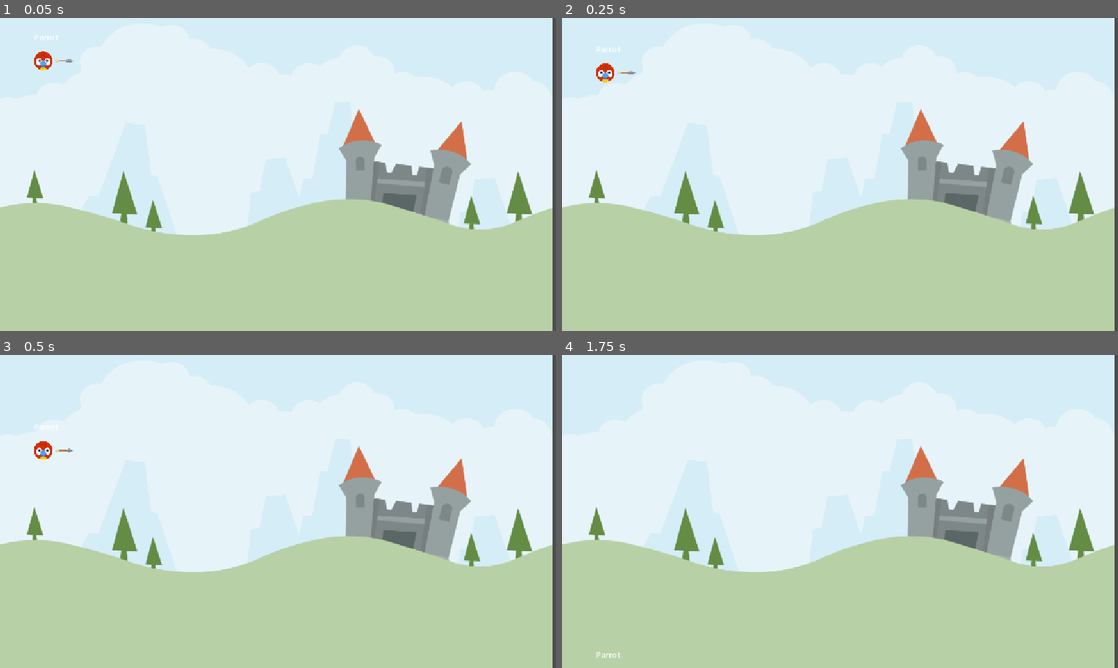
Above: before the commit, frames 1-4 (two rows, left to right).
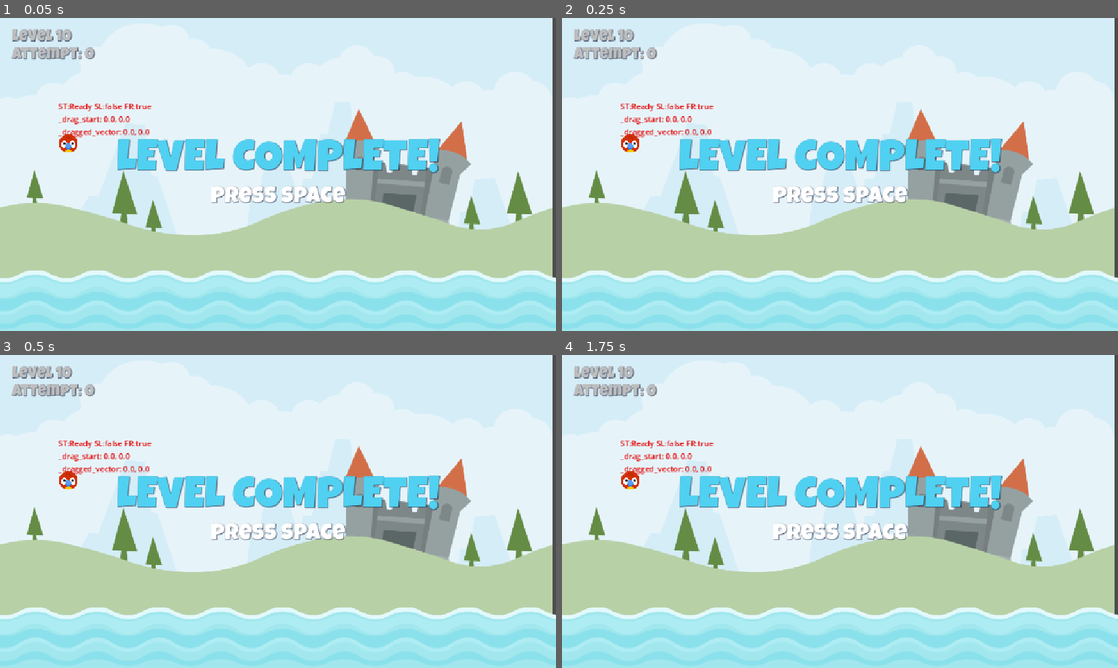
Above: after the commit, the same moments.

Repository: skye241/angry-animals
Game: Godot game, scene res://scenes/level_base/level_base.tscn
Same seed, same stepped clock (60 frames per second), same inputs: the game is played once before the commit and once after it. Before the commit the project has no main scene; this scene is started directly in both runs.
Inputs (mouse positions are in pixels of both pictures, inside the frame that each line leads up to):
- Up to frame 1 (0.05 s): no input
- Up to frame 2 (0.25 s): no input
- Up to frame 3 (0.5 s): no input
- Up to frame 4 (1.75 s): tap Space at 0.5, 1.25 s; drag from (606, 455) to (895, 442) at 0.52 s; drag from (728, 527) to (812, 574) at 1.27 s

The runs differ from the first frame. In frame 1, 25% of the frame differs, in the area x 0-100%, y 3-100%; in frame 2, 25%; in frame 3, 25%; in frame 4, 25%.

Commit message:
Update animal & game UI scene

Diff:
--- /dev/null
+++ b/globals/signal_hub.gd
@@ -0,0 +1,10 @@
+extends Node
+
+signal on_animal_died
+signal on_attempt_made
+
+func emit_on_animal_died() -> void:
+	on_animal_died.emit()
+
+func emit_on_attempt_made() -> void:
+	on_attempt_made.emit()
--- a/project.godot
+++ b/project.godot
@@ -11,14 +11,27 @@
 [application]
 
 config/name="Angry Animals"
+run/main_scene="uid://bnru2hilcnpvm"
 config/features=PackedStringArray("4.4", "Mobile")
 config/icon="res://icon.svg"
+
+[autoload]
+
+SignalHub="*res://globals/signal_hub.gd"
 
 [display]
 
 window/stretch/mode="canvas_items"
 window/stretch/aspect="expand"
 
+[input]
+
+drag={
+"deadzone": 0.2,
+"events": [Object(InputEventMouseButton,"resource_local_to_scene":false,"resource_name":"","device":-1,"window_id":0,"alt_pressed":false,"shift_pressed":false,"ctrl_pressed":false,"meta_pressed":false,"button_mask":1,"position":Vector2(79, 9),"global_position":Vector2(88, 57),"factor":1.0,"button_index":1,"canceled":false,"pressed":true,"double_click":false,"script":null)
+]
+}
+
 [rendering]
 
 renderer/rendering_method="mobile"
--- /dev/null
+++ b/resources/blue_title_90px.tres
@@ -0,0 +1,10 @@
+[gd_resource type="LabelSettings" load_steps=2 format=3 uid="uid://bqvt43fsc30gm"]
+
+[ext_resource type="FontFile" uid="uid://deoq1ioqoxk5k" path="res://assets/fonts/LuckiestGuy-Regular.ttf" id="1_yijfa"]
+
+[resource]
+font = ExtResource("1_yijfa")
+font_size = 90
+font_color = Color(0.312635, 0.818492, 0.947437, 1)
+shadow_size = 2
+shadow_color = Color(0.0196078, 0.0431373, 0.168627, 0.639216)
--- /dev/null
+++ b/resources/gray_subtitle_32px.tres
@@ -0,0 +1,10 @@
+[gd_resource type="LabelSettings" load_steps=2 format=3 uid="uid://40lfr3n21aba"]
+
+[ext_resource type="FontFile" uid="uid://deoq1ioqoxk5k" path="res://assets/fonts/LuckiestGuy-Regular.ttf" id="1_dbba4"]
+
+[resource]
+font = ExtResource("1_dbba4")
+font_size = 32
+font_color = Color(0.745581, 0.74558, 0.74558, 1)
+shadow_size = 2
+shadow_color = Color(0.0196078, 0.0431373, 0.168627, 0.639216)
--- /dev/null
+++ b/resources/white_subtitle_48px.tres
@@ -0,0 +1,9 @@
+[gd_resource type="LabelSettings" load_steps=2 format=3 uid="uid://4sjtublc4t08"]
+
+[ext_resource type="FontFile" uid="uid://deoq1ioqoxk5k" path="res://assets/fonts/LuckiestGuy-Regular.ttf" id="1_faawt"]
+
+[resource]
+font = ExtResource("1_faawt")
+font_size = 48
+shadow_size = 2
+shadow_color = Color(0.0196078, 0.0431373, 0.168627, 0.639216)
--- a/scenes/animal/animal.gd
+++ b/scenes/animal/animal.gd
@@ -1,19 +1,145 @@
 extends RigidBody2D
 
 
-# Called when the node enters the scene tree for the first time.
-#func _ready() -> void:
-	#pass # Replace with function body.
+enum AnimalState {Ready, Drag, Release}
 
 
-# Called every frame. 'delta' is the elapsed time since the previous frame.
-#func _process(delta: float) -> void:
-	#pass
-#
-#
-func _on_input_event(viewport: Node, event: InputEvent, shape_idx: int) -> void:
-	pass # Replace with function body.
+const DRAG_LIM_MAX: Vector2 = Vector2(0, 60)
+const DRAG_LIM_MIN: Vector2 = Vector2(-60, 0)
+const IMPULSE_MULT: float = 20.0
+const IMPULSE_MAX: float = 1200.0
+
+@onready var debug_label: Label = $DebugLabel
+@onready var arrow: Sprite2D = $Arrow
+@onready var stretch_sound: AudioStreamPlayer2D = $StretchSound
+@onready var launch_sound: AudioStreamPlayer2D = $LaunchSound
+@onready var kick_sound: AudioStreamPlayer2D = $KickSound
+
+var _state: AnimalState = AnimalState.Ready
+var _start: Vector2 = Vector2.ZERO
+var _dragged_vector: Vector2 = Vector2.ZERO
+var _drag_start: Vector2 = Vector2.ZERO
+var _arrow_scale_x: float = 0.0
+
+func _unhandled_input(event: InputEvent) -> void:
+	if _state == AnimalState.Drag and event.is_action_released("drag"):
+		#make sure thread is finished before change state
+		call_deferred("change_state", AnimalState.Release)
 
 
+func _ready() -> void:
+	setup() # Replace with function body.
+
+func setup() -> void:
+	print("Arrow Scale: " + str( arrow.scale.x))
+	_arrow_scale_x = arrow.scale.x
+	arrow.hide()
+	_start = position
+
+func _physics_process(delta: float) -> void:
+	update_state()
+	update_debug_label()
+
+#region misc
+func update_debug_label() -> void:
+	var ds: String = "ST:%s SL:%s FR:%s\n" % [
+		AnimalState.keys()[_state], sleeping, freeze
+	]
+	ds += "_drag_start: %.1f, %.1f\n" % [_drag_start.x, _drag_start.y]
+	ds += "_dragged_vector: %.1f, %.1f" % [_dragged_vector.x, _dragged_vector.y]
+	debug_label.text = ds
+
+#endregion
+
+#region drag
+
+func update_arrow_scale() -> void:
+	#cal the hypothenus of the impulse
+	var imp_len: float = calculate_impulse().length()
+	var perc: float = clamp(imp_len / IMPULSE_MAX, 0.0, 1.0)
+	arrow.scale.x = lerp(_arrow_scale_x , _arrow_scale_x * 2, perc)
+	arrow.rotation = (_start - position).angle()
+
+func start_dragging() -> void:
+	arrow.show()
+	_drag_start =  get_global_mouse_position()
+
+func handle_dragging() -> void:
+	var new_drag_vector: Vector2 = get_global_mouse_position() - _drag_start
+
+	_dragged_vector = new_drag_vector.clamp(
+		DRAG_LIM_MIN, DRAG_LIM_MAX
+	)
+
+	var diff: Vector2 = new_drag_vector - _dragged_vector
+
+	if diff.length() > 0 and not stretch_sound.playing:
+		stretch_sound.play()
+
+
+	_dragged_vector = new_drag_vector
+	position = _start + _dragged_vector
+
+	update_arrow_scale()
+#endregion
+
+#region release
+
+func calculate_impulse() -> Vector2:
+	return _dragged_vector * -IMPULSE_MULT
+
+func start_release() -> void:
+	arrow.hide()
+	launch_sound.play()
+	freeze = false
+	apply_central_impulse(calculate_impulse())
+	SignalHub.emit_on_attempt_made()
+
+#endregion
+#region state
+
+func update_state() -> void:
+	match _state:
+		AnimalState.Drag:
+			handle_dragging()
+
+func change_state(new_state: AnimalState) -> void:
+	if _state == new_state:
+		return
+
+	_state = new_state
+	match _state:
+		AnimalState.Drag:
+			start_dragging()
+		AnimalState.Release:
+			start_release()
+
+#endregion
+
+#region signals
+
+func _on_input_event(viewport: Node, event: InputEvent, shape_idx: int) -> void:
+	if event.is_action_pressed("drag") and _state == AnimalState.Ready:
+		change_state(AnimalState.Drag)
+
+
+func die() -> void:
+	SignalHub.emit_on_animal_died()
+	queue_free()
+
 func _on_screen_exited() -> void:
-	pass # Replace with function body.
+	die() # Replace with function body.
+
+
+func _on_sleeping_state_changed() -> void:
+	if sleeping:
+		for body in get_colliding_bodies():
+			if body is Cup:
+				body.die()
+		call_deferred("die")
+
+
+
+func _on_body_entered(body: Node) -> void:
+	if body is Cup and not kick_sound.playing:
+		kick_sound.play() # Replace with function body.
--- a/scenes/animal/animal.tscn
+++ b/scenes/animal/animal.tscn
@@ -16,7 +16,7 @@
 [node name="Animal" type="RigidBody2D"]
 input_pickable = true
 physics_material_override = SubResource("PhysicsMaterial_4tqkp")
-freeze_mode = 1
+freeze = true
 contact_monitor = true
 max_contacts_reported = 1
 script = ExtResource("1_4tqkp")
@@ -28,11 +28,12 @@
 [node name="CollisionShape2D" type="CollisionShape2D" parent="."]
 shape = SubResource("CircleShape2D_jp7rm")
 
-[node name="Label" type="Label" parent="."]
-offset_left = -19.0
-offset_top = -60.0
-offset_right = 21.0
-offset_bottom = -37.0
+[node name="DebugLabel" type="Label" parent="."]
+offset_left = -21.0
+offset_top = -88.0
+offset_right = 29.0
+offset_bottom = -65.0
+theme_override_colors/font_color = Color(0.894118, 0, 0, 1)
 text = "Parrot"
 
 [node name="Arrow" type="Sprite2D" parent="."]
@@ -51,5 +52,7 @@
 
 [node name="VisibleOnScreenEnabler2D" type="VisibleOnScreenEnabler2D" parent="."]
 
+[connection signal="body_entered" from="." to="." method="_on_body_entered"]
 [connection signal="input_event" from="." to="." method="_on_input_event"]
+[connection signal="sleeping_state_changed" from="." to="." method="_on_sleeping_state_changed"]
 [connection signal="screen_exited" from="VisibleOnScreenEnabler2D" to="." method="_on_screen_exited"]
--- /dev/null
+++ b/scenes/cup/cup.gd
@@ -0,0 +1,19 @@
+extends StaticBody2D
+
+class_name Cup
+
+static var _num_cups: int = 0
+@onready var animation_player: AnimationPlayer = $AnimationPlayer
+
+# Called when the node enters the scene tree for the first time.
+func _ready() -> void:
+	_num_cups += 1
+	print("_num_cups:", _num_cups)
+
+func die() -> void:
+	animation_player.play("vanish")
+
+
+func _on_animation_player_animation_finished(anim_name: StringName) -> void:
+	_num_cups -=1
+	queue_free() # Replace with function body.
--- /dev/null
+++ b/scenes/cup/cup.tscn
@@ -0,0 +1,88 @@
+[gd_scene load_steps=8 format=3 uid="uid://taca40n0nhxm"]
+
+[ext_resource type="Script" uid="uid://bcllhdkeknkdl" path="res://scenes/cup/cup.gd" id="1_by8ld"]
+[ext_resource type="Texture2D" uid="uid://bw0hx7os767ju" path="res://assets/env/elementWood004.png" id="1_v8aan"]
+[ext_resource type="Texture2D" uid="uid://bprtrhj1o2u3c" path="res://assets/env/elementWood015.png" id="2_yh1sb"]
+[ext_resource type="AudioStream" uid="uid://dbx4fnwh7tsop" path="res://assets/audio/vanish.wav" id="3_yh1sb"]
+
+[sub_resource type="Animation" id="Animation_by8ld"]
+length = 0.001
+tracks/0/type = "value"
+tracks/0/imported = false
+tracks/0/enabled = true
+tracks/0/path = NodePath("WoodSprites:scale")
+tracks/0/interp = 1
+tracks/0/loop_wrap = true
+tracks/0/keys = {
+"times": PackedFloat32Array(0),
+"transitions": PackedFloat32Array(1),
+"update": 0,
+"values": [Vector2(1, 1)]
+}
+
+[sub_resource type="Animation" id="Animation_v8aan"]
+resource_name = "vanish"
+step = 0.1
+tracks/0/type = "value"
+tracks/0/imported = false
+tracks/0/enabled = true
+tracks/0/path = NodePath("WoodSprites:scale")
+tracks/0/interp = 2
+tracks/0/loop_wrap = true
+tracks/0/keys = {
+"times": PackedFloat32Array(0, 0.2, 0.8),
+"transitions": PackedFloat32Array(1, 1, 1),
+"update": 0,
+"values": [Vector2(1, 1), Vector2(1.5, 1.5), Vector2(0, 0)]
+}
+tracks/1/type = "audio"
+tracks/1/imported = false
+tracks/1/enabled = true
+tracks/1/path = NodePath("Sound")
+tracks/1/interp = 1
+tracks/1/loop_wrap = true
+tracks/1/keys = {
+"clips": [{
+"end_offset": 0.0,
+"start_offset": 0.0,
+"stream": ExtResource("3_yh1sb")
+}],
+"times": PackedFloat32Array(0)
+}
+tracks/1/use_blend = true
+
+[sub_resource type="AnimationLibrary" id="AnimationLibrary_yh1sb"]
+_data = {
+&"RESET": SubResource("Animation_by8ld"),
+&"vanish": SubResource("Animation_v8aan")
+}
+
+[node name="Cup" type="StaticBody2D"]
+script = ExtResource("1_by8ld")
+
+[node name="WoodSprites" type="Node2D" parent="."]
+
+[node name="Sprite2D" type="Sprite2D" parent="WoodSprites"]
+position = Vector2(-72, -68)
+texture = ExtResource("1_v8aan")
+
+[node name="Sprite2D2" type="Sprite2D" parent="WoodSprites"]
+position = Vector2(72, -68)
+texture = ExtResource("1_v8aan")
+flip_h = true
+
+[node name="Sprite2D3" type="Sprite2D" parent="WoodSprites"]
+texture = ExtResource("2_yh1sb")
+
+[node name="CollisionPolygon2D" type="CollisionPolygon2D" parent="."]
+position = Vector2(0, -1)
+polygon = PackedVector2Array(-106, -101, -108, 35, 108, 35, 106, -103, 44, -37, -38, -35)
+
+[node name="AnimationPlayer" type="AnimationPlayer" parent="."]
+libraries = {
+&"": SubResource("AnimationLibrary_yh1sb")
+}
+
+[node name="Sound" type="AudioStreamPlayer2D" parent="."]
+
+[connection signal="animation_finished" from="AnimationPlayer" to="." method="_on_animation_player_animation_finished"]
--- /dev/null
+++ b/scenes/game_ui/game_ui.gd
@@ -0,0 +1,15 @@
+extends Control
+
+@onready var attempt_label: Label = $MarginContainer/VBoxContainer/AttemptLabel
+
+var _attempts: int = -1
+
+func _enter_tree() -> void:
+	SignalHub.on_attempt_made.connect(update_attempt)
+
+func _ready() -> void:
+	update_attempt()
+
+func update_attempt() -> void:
+	_attempts += 1
+	attempt_label.text = "Attempt: %s " % _attempts
--- /dev/null
+++ b/scenes/game_ui/game_ui.tscn
@@ -0,0 +1,67 @@
+[gd_scene load_steps=6 format=3 uid="uid://b15100mq48sxb"]
+
+[ext_resource type="Script" uid="uid://cca35dicu0klm" path="res://scenes/game_ui/game_ui.gd" id="1_hk0ve"]
+[ext_resource type="LabelSettings" uid="uid://40lfr3n21aba" path="res://resources/gray_subtitle_32px.tres" id="1_sq0em"]
+[ext_resource type="LabelSettings" uid="uid://bqvt43fsc30gm" path="res://resources/blue_title_90px.tres" id="2_1i64n"]
+[ext_resource type="LabelSettings" uid="uid://4sjtublc4t08" path="res://resources/white_subtitle_48px.tres" id="3_najyh"]
+[ext_resource type="AudioStream" uid="uid://cu7olu7fnxjqb" path="res://assets/audio/jazzyfrenchy.mp3" id="4_2cwxn"]
+
+[node name="GameUI" type="Control"]
+layout_mode = 3
+anchors_preset = 15
+anchor_right = 1.0
+anchor_bottom = 1.0
+grow_horizontal = 2
+grow_vertical = 2
+mouse_filter = 2
+script = ExtResource("1_hk0ve")
+
+[node name="MarginContainer" type="MarginContainer" parent="."]
+layout_mode = 1
+anchors_preset = 15
+anchor_right = 1.0
+anchor_bottom = 1.0
+grow_horizontal = 2
+grow_vertical = 2
+theme_override_constants/margin_left = 24
+theme_override_constants/margin_top = 24
+theme_override_constants/margin_right = 24
+theme_override_constants/margin_bottom = 24
+
+[node name="VBoxContainer" type="VBoxContainer" parent="MarginContainer"]
+layout_mode = 2
+
+[node name="LevelLabel" type="Label" parent="MarginContainer/VBoxContainer"]
+layout_mode = 2
+text = "Level 10"
+label_settings = ExtResource("1_sq0em")
+
+[node name="AttemptLabel" type="Label" parent="MarginContainer/VBoxContainer"]
+layout_mode = 2
+text = "Attempt 0"
+label_settings = ExtResource("1_sq0em")
+
+[node name="VBoxContainer2" type="VBoxContainer" parent="MarginContainer"]
+layout_mode = 2
+size_flags_horizontal = 4
+size_flags_vertical = 6
+
+[node name="LevelCompleteLabel" type="Label" parent="MarginContainer/VBoxContainer2"]
+layout_mode = 2
+size_flags_horizontal = 4
+text = "LEVEL COMPLETE!"
+label_settings = ExtResource("2_1i64n")
+horizontal_alignment = 1
+vertical_alignment = 1
+
+[node name="PressSpaceLabel" type="Label" parent="MarginContainer/VBoxContainer2"]
+layout_mode = 2
+size_flags_horizontal = 4
+size_flags_vertical = 6
+text = "Press Space"
+label_settings = ExtResource("3_najyh")
+horizontal_alignment = 1
+vertical_alignment = 1
+
+[node name="Music" type="AudioStreamPlayer2D" parent="."]
+stream = ExtResource("4_2cwxn")
--- /dev/null
+++ b/scenes/level_base/level_base.gd
@@ -0,0 +1,22 @@
+extends Node2D
+
+
+@onready var marker_2d: Marker2D = $Marker2D
+const ANIMAL = preload("res://scenes/animal/animal.tscn")
+
+# Called when the node enters the scene tree for the first time.
+func _ready() -> void:
+	spawn_animal() # Replace with function body.
+
+
+# Called every frame. 'delta' is the elapsed time since the previous frame.
+func _process(delta: float) -> void:
+	pass
+
+func _enter_tree() -> void:
+	SignalHub.on_animal_died.connect(spawn_animal)
+
+func spawn_animal() -> void:
+	var new_animal = ANIMAL.instantiate()
+	new_animal.position = marker_2d.position
+	add_child(new_animal)
--- a/scenes/level_base/level_base.tscn
+++ b/scenes/level_base/level_base.tscn
@@ -1,14 +1,34 @@
-[gd_scene load_steps=3 format=3 uid="uid://bnru2hilcnpvm"]
+[gd_scene load_steps=6 format=3 uid="uid://bnru2hilcnpvm"]
 
 [ext_resource type="Texture2D" uid="uid://bqi5drjklqnu7" path="res://assets/scene/colored_castle.png" id="1_myc1q"]
-[ext_resource type="PackedScene" uid="uid://b6cl37ix8p0wf" path="res://scenes/animal/animal.tscn" id="2_u6jkd"]
+[ext_resource type="Script" uid="uid://bpg1k8cfq628h" path="res://scenes/level_base/level_base.gd" id="1_u6jkd"]
+[ext_resource type="PackedScene" uid="uid://cr50dd83b4hny" path="res://scenes/water/water.tscn" id="3_3tlib"]
+[ext_resource type="PackedScene" uid="uid://taca40n0nhxm" path="res://scenes/cup/cup.tscn" id="4_ncu3c"]
+[ext_resource type="PackedScene" uid="uid://b15100mq48sxb" path="res://scenes/game_ui/game_ui.tscn" id="5_kr674"]
 
 [node name="LevelBase" type="Node2D"]
+script = ExtResource("1_u6jkd")
 
 [node name="Sprite2D" type="Sprite2D" parent="."]
 position = Vector2(571, 261)
 scale = Vector2(1.11719, 1.06488)
 texture = ExtResource("1_myc1q")
 
-[node name="Animal" parent="." instance=ExtResource("2_u6jkd")]
-position = Vector2(89, 88)
+[node name="Marker2D" type="Marker2D" parent="."]
+position = Vector2(141, 259)
+
+[node name="Water" parent="." instance=ExtResource("3_3tlib")]
+z_index = 1
+position = Vector2(-18, 529)
+
+[node name="Cup" parent="." instance=ExtResource("4_ncu3c")]
+position = Vector2(330, 455)
+scale = Vector2(0.5, 0.5)
+
+[node name="Cup2" parent="." instance=ExtResource("4_ncu3c")]
+position = Vector2(551, 284)
+scale = Vector2(0.5, 0.5)
+
+[node name="CanvasLayer" type="CanvasLayer" parent="."]
+
+[node name="GameUI" parent="CanvasLayer" instance=ExtResource("5_kr674")]
--- /dev/null
+++ b/scenes/water/water.gd
@@ -0,0 +1,9 @@
+extends Node2D
+
+@onready var splash_sound: AudioStreamPlayer2D = $SplashSound
+const ANIMAL = preload("res://scenes/animal/animal.tscn")
+
+func _on_body_entered(body: Node2D) -> void:
+	if body.is_class("RigidBody2D"):
+		splash_sound.position = body.position
+		splash_sound.play()
--- /dev/null
+++ b/scenes/water/water.tscn
@@ -0,0 +1,28 @@
+[gd_scene load_steps=5 format=3 uid="uid://cr50dd83b4hny"]
+
+[ext_resource type="Texture2D" uid="uid://bq4owx55xisd6" path="res://assets/scene/waterTop_high.png" id="1_2dnj0"]
+[ext_resource type="Script" uid="uid://b5tm3y14jtax0" path="res://scenes/water/water.gd" id="1_dmnfl"]
+[ext_resource type="AudioStream" uid="uid://cfef0ncfh31pw" path="res://assets/audio/splash.ogg" id="3_xvg6f"]
+
+[sub_resource type="RectangleShape2D" id="RectangleShape2D_dmnfl"]
+size = Vector2(1204.25, 130)
+
+[node name="Water" type="Area2D"]
+script = ExtResource("1_dmnfl")
+
+[node name="Sprite2D" type="Sprite2D" parent="."]
+texture_repeat = 2
+position = Vector2(-4, -8)
+texture = ExtResource("1_2dnj0")
+centered = false
+region_enabled = true
+region_rect = Rect2(2, 0.5, 1200, 127.5)
+
+[node name="CollisionShape2D" type="CollisionShape2D" parent="."]
+position = Vector2(598.875, 55)
+shape = SubResource("RectangleShape2D_dmnfl")
+
+[node name="SplashSound" type="AudioStreamPlayer2D" parent="."]
+stream = ExtResource("3_xvg6f")
+
+[connection signal="body_entered" from="." to="." method="_on_body_entered"]
Not shown, added: globals/signal_hub.gd.uid
Not shown, added: scenes/cup/cup.gd.uid
Not shown, added: scenes/game_ui/game_ui.gd.uid
Not shown, added: scenes/level_base/level_base.gd.uid
Not shown, added: scenes/water/water.gd.uid
